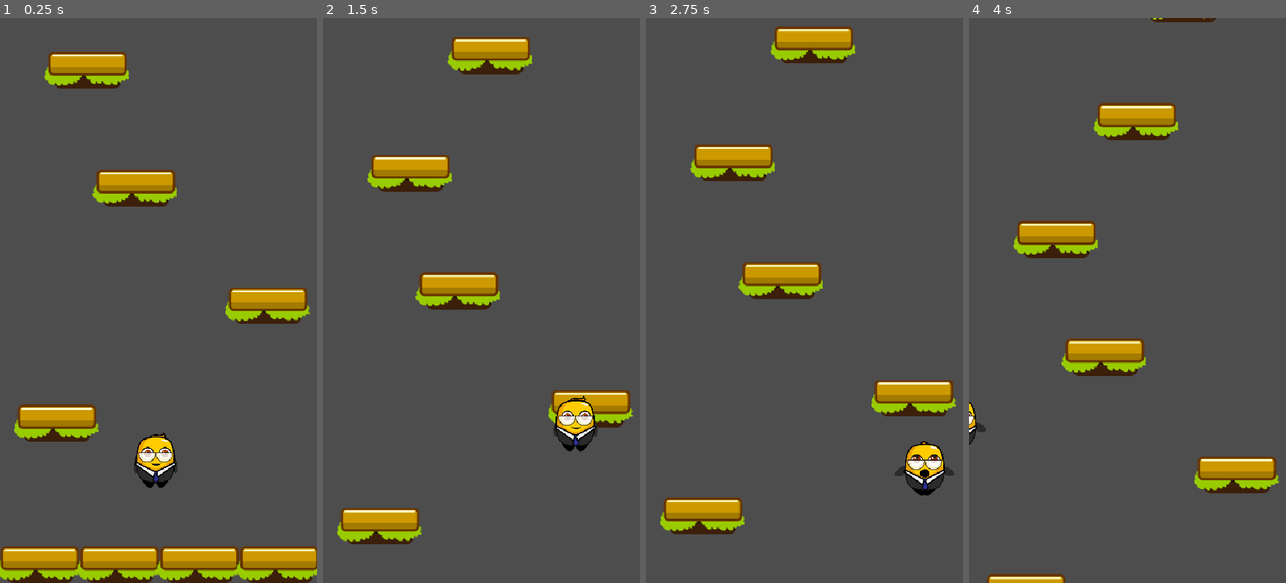
Above: before the commit, frames 1-4 (left to right).
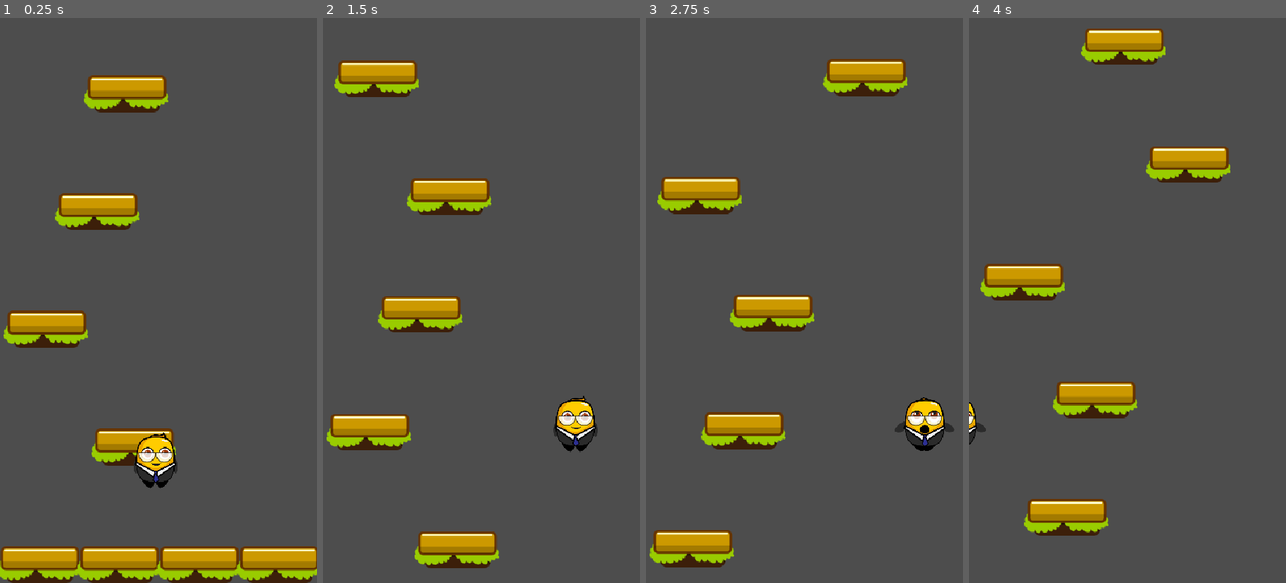
Above: after the commit, the same moments.

Repository: Pablo-gitub/jumper-jam
Game: Godot game, scene res://scenes/game.tscn
The game is run twice, just before and just after one commit, with the same random seed, the same clock (stepped at 60 frames per second) and the same inputs.
Inputs:
- Up to frame 1 (0.25 s): no input
- Up to frame 2 (1.5 s): hold D (move_right) 0.53-1.28 s; hold A (move_left) from 1.28 s (still down)
- Up to frame 3 (2.75 s): release A (move_left) at 2.03 s; hold D (move_right) from 2.03 s (still down)
- Up to frame 4 (4 s): release D (move_right) at 3.53 s; hold A (move_left) from 3.53 s (still down)

The runs differ from the first frame. In frame 1, 12% of the frame differs, in the area x 1-98%, y 6-80%; in frame 2, 15%; in frame 3, 17%, in the area x 1-98%, y 1-98%; in frame 4, 15%.

Commit message:
Create autogenerated platform, infinite level

Diff:
--- /dev/null
+++ b/scenes/level_generator.tscn
@@ -0,0 +1,3 @@
+[gd_scene format=3 uid="uid://jrbnf2ilace2"]
+
+[node name="LevelGenerator" type="Node2D"]
--- a/scripts/game.gd
+++ b/scripts/game.gd
@@ -1,6 +1,7 @@
 extends Node2D
 
 @onready var platform_parent = $PlatformParent
+@onready var player = $Player
 var camera_scene = preload("res://scenes/game_camera.tscn")
 var platform_scene = preload("res://scenes/platform.tscn")
 var camera = null
@@ -9,27 +10,17 @@
 var start_platform_y
 var y_distance_between_platforms = 200
 var level_size = 50
+var generate_platform_count
+var viewport_size
 
 func _ready() -> void:
 	camera = camera_scene.instantiate()
 	camera.setup_camera($Player)
 	add_child(camera)
-	#Generate the ground
-	var viewport_size = get_viewport_rect().size
-	var platform_with = 136
-	var ground_layer_platform_count = ( viewport_size.x / platform_with ) + 1
-	var ground_layer_y_offset = 62
-	for i in range(ground_layer_platform_count):
-		var ground_location = Vector2(i * platform_with, 0)
-		create_platform(ground_location)
-	#Generate the rest of the level
-	start_platform_y = viewport_size.y - (y_distance_between_platforms * 6)
-	for i in range(level_size):
-		var location: Vector2
-		var max_x_position = viewport_size.x-platform_with
-		location.x = randf_range( 0.0, max_x_position )
-		location.y = start_platform_y - (i * y_distance_between_platforms)
-		create_platform(location)
+	viewport_size = get_viewport_rect().size
+	generate_platform_count = 0
+	start_platform_y = - y_distance_between_platforms
+	generate_level(start_platform_y, true)
 
 func _process(delta: float) -> void:
 	if Input.is_action_just_pressed("quit"):
@@ -37,8 +28,34 @@
 	if Input.is_action_just_pressed("reset"):
 		get_tree().reload_current_scene()
 
+	if player:
+		var py = player.global_position.y
+		var end_of_level_pos = start_platform_y - (generate_platform_count * y_distance_between_platforms)
+		var threshold = end_of_level_pos + (y_distance_between_platforms * 6)
+		if py <= threshold:
+			generate_level(end_of_level_pos, false)
+
 func create_platform(location: Vector2):
 	var platform = platform_scene.instantiate()
 	platform.global_position = location
 	platform_parent.add_child(platform)
 	return platform
+
+func generate_level(start_y: float, generate_ground: bool):
+	var ground_layer_y_offset = 62
+	var platform_with = 136
+	if generate_ground:
+		#Generate the ground
+		var ground_layer_platform_count = ( viewport_size.x / platform_with ) + 1
+		for i in range(ground_layer_platform_count):
+			var ground_location = Vector2(i * platform_with, 0)
+			create_platform(ground_location)
+
+	#Generate the rest of the level
+	for i in range(level_size):
+		var location: Vector2
+		var max_x_position = viewport_size.x-platform_with
+		location.x = randf_range( 0.0, max_x_position )
+		location.y = start_y - (i * y_distance_between_platforms)
+		create_platform(location)
+		generate_platform_count += 1
--- /dev/null
+++ b/scripts/level_generator.gd
@@ -0,0 +1 @@
+extends Node2D
Not shown, added: scripts/level_generator.gd.uid
